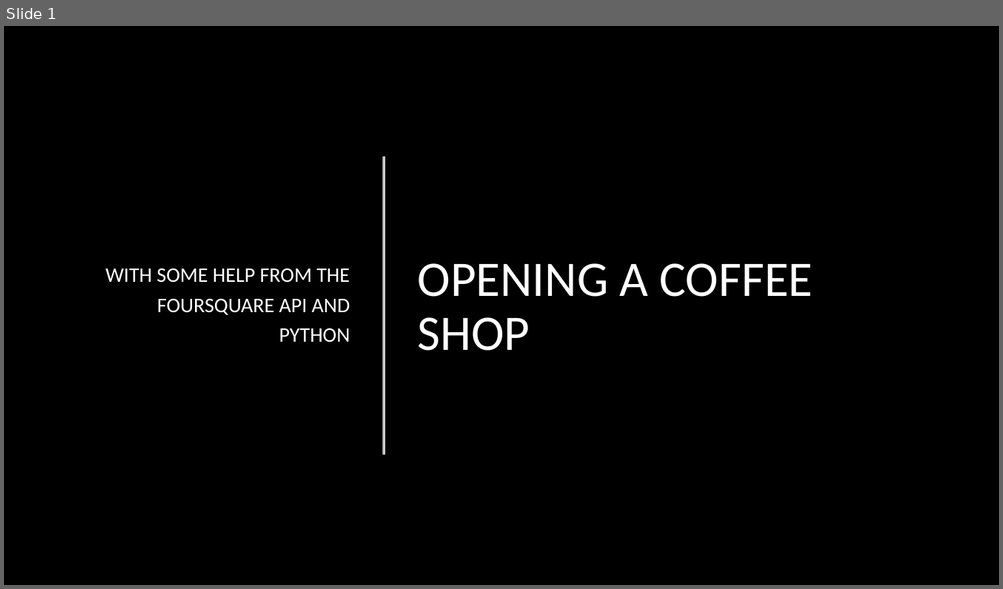
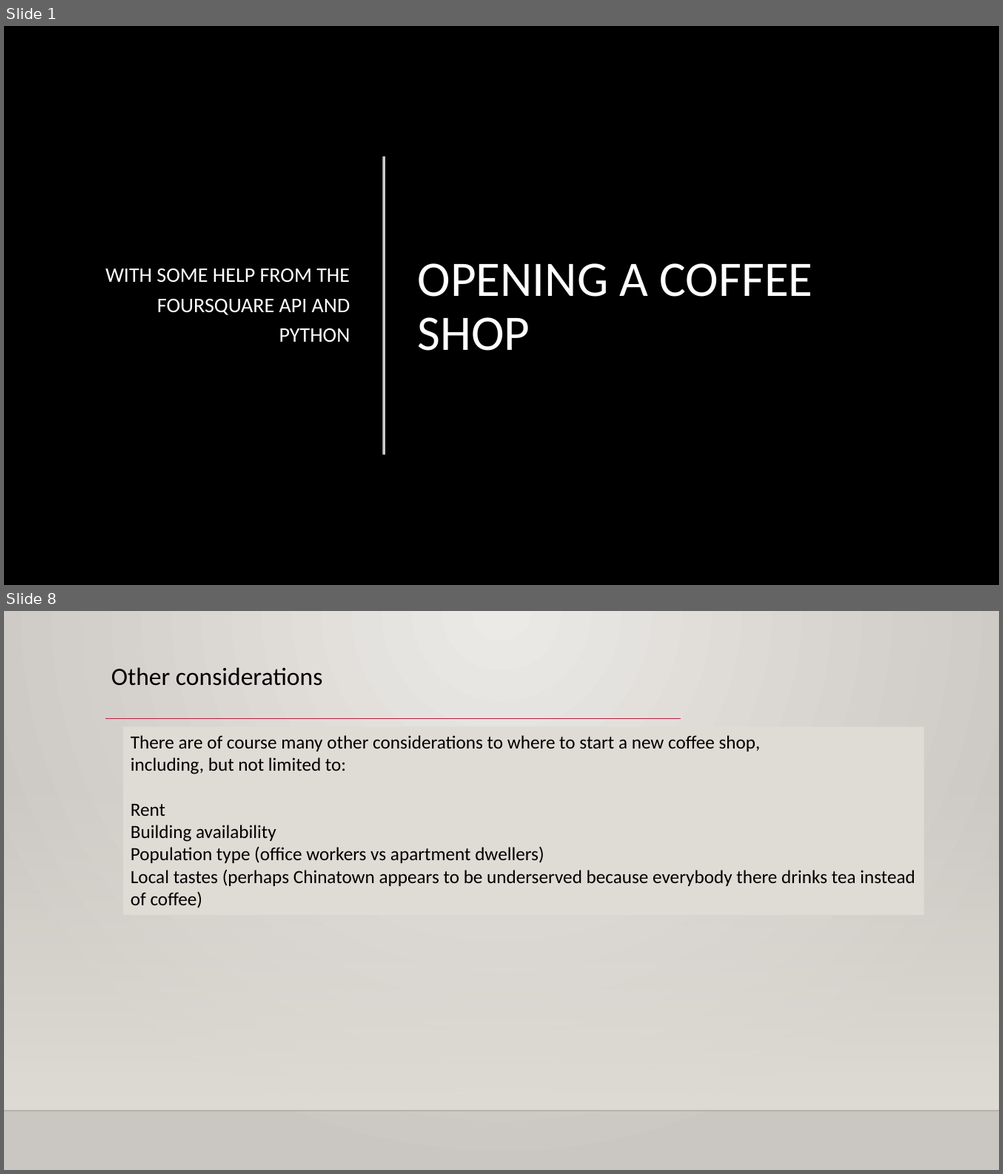
Before and after one commit to jeffbuschow/CourseraCapstone, a slide deck: Coursera Capstone Project Presentation.pptx. Shown one above the other, each under a label of ours: slide 1 before the commit, slides 1 and 8 after it; the slides between them are not shown. The pictures are 1003x589 and 1003x1174 pixels, drawn with LibreOffice and Linux fonts; fonts in the diff are those of the drawing; background and template pictures are left out. Boxes give left, top, right and bottom in pixels: in the first picture for what was removed or moved away, otherwise in the second. Text is boxed around its words. In the diff, an @@ line names an element or a change of style, - is before the commit and + after.

```diff
--- a/Coursera Capstone Project Presentation.pptx
+++ b/Coursera Capstone Project Presentation.pptx
@@ slide 8 added at (4,611,999,1170), background gradient #ECEAE7 to #CAC7C1; not listed: 1 template element that a slide beside it also shows @@
@@ text added at (111,667,323,686), 24 pt, text #000000 @@
+Other considerations
@@ line added from (105, 719) to (680, 719), #B71E42 0.75 pt @@
@@ rectangle added at (123,726,924,914), fill #DFDBD5, 18 pt, text #000000 @@
+There are of course many other considerations to where to start a new coffee shop,
+including, but not limited to:
+Rent
+Building availability
+Population type (office workers vs apartment dwellers)
+Local tastes (perhaps Chinatown appears to be underserved because everybody there drinks tea instead of coffee)
@@ rectangle added at (4,776,999,1111), fill gradient #DFDBD5 @@
```
Also in this commit, not shown: 6 other slides added, 1 slide removed, 1 other file.
